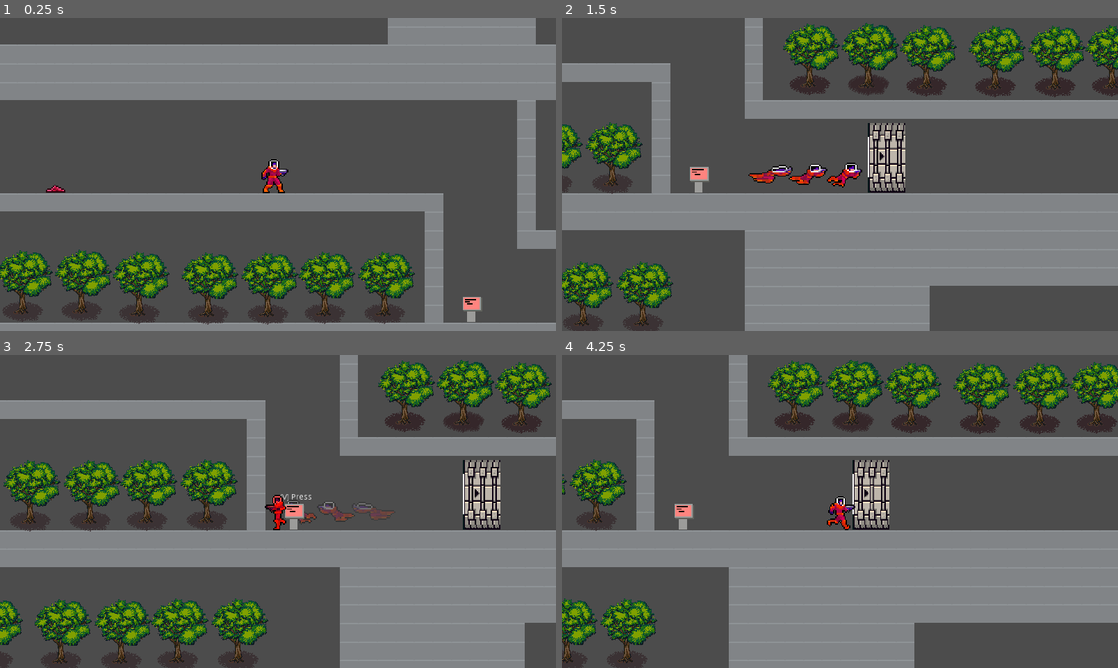
Above: before the commit, frames 1-4 (two rows, left to right).
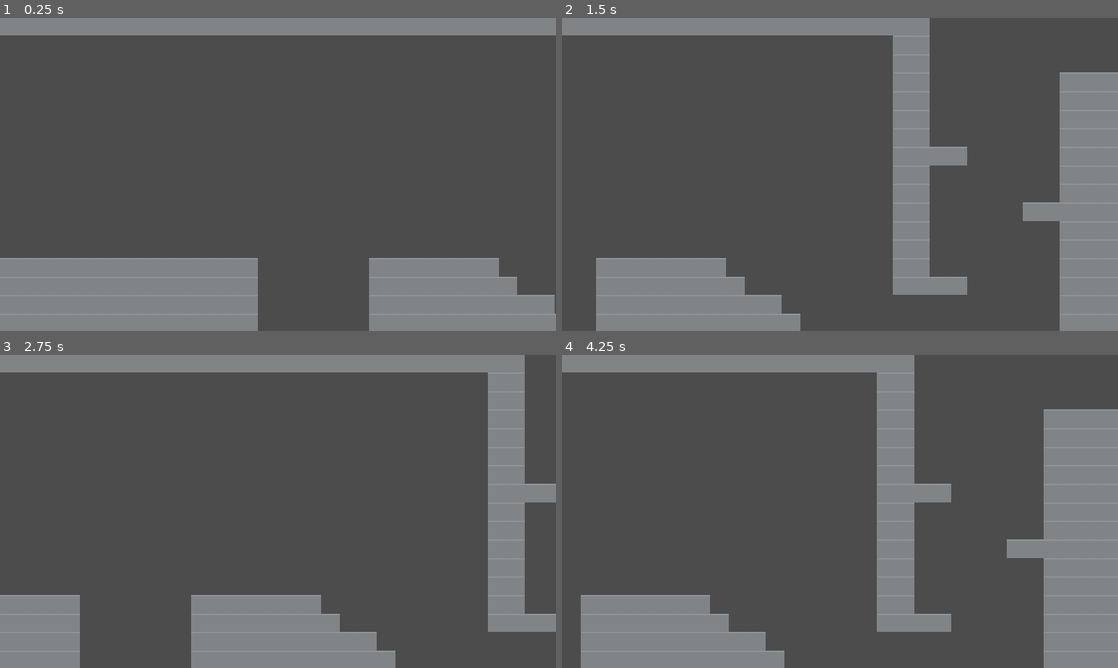
Above: after the commit, the same moments.

Repository: JuroUhlar/red_cascade
Game: Godot game, scene res://scenes/Level.tscn
Same seed, same stepped clock (60 frames per second), same inputs: the game is played once before the commit and once after it. The engine's default icon, where the game draws it, is replaced by a stand-in: a white triangle on a blue panel in a dark square.
Inputs:
- Up to frame 1 (0.25 s): no input
- Up to frame 2 (1.5 s): tap Enter at 0.5 s; hold D (move_right) from 0.53 s (still down); tap X (dash) at 0.6, 1.35 s; tap Space (jump) at 0.77 s
- Up to frame 3 (2.75 s): tap Space (jump) at 1.52 s; release D (move_right) at 2.03 s; hold A (move_left) from 2.03 s (still down); tap V (interact) at 2.1 s; tap X (dash) at 2.3 s
- Up to frame 4 (4.25 s): release A (move_left) at 2.78 s; hold D (move_right) from 2.78 s (still down); tap Z (shoot) at 2.85 s; tap Space (jump) at 3.02, 3.77 s; tap X (dash) at 3.05, 3.6 s

The runs differ from the first frame. In frame 1, 48% of the frame differs, in the area x 0-100%, y 0-100%; in frame 2, 57%; in frame 3, 58%; in frame 4, 56%.

Commit message:
Added elements on Demo Scene, Fixed Camera, Imported button hints

Diff:
--- a/scenes/Dash_upgrade.tscn
+++ b/scenes/Dash_upgrade.tscn
@@ -1,13 +1,33 @@
-[gd_scene load_steps=5 format=2]
+[gd_scene load_steps=19 format=2]
 
 [ext_resource path="res://scripts/Dash_upgrade.gd" type="Script" id=1]
-[ext_resource path="res://assets/Upgrades/lightning.png" type="Texture" id=2]
+[ext_resource path="res://assets/Upgrades/dash-pickup1.png" type="Texture" id=2]
+[ext_resource path="res://assets/Upgrades/dash-pickup2.png" type="Texture" id=3]
+[ext_resource path="res://assets/Upgrades/dash-pickup3.png" type="Texture" id=4]
+[ext_resource path="res://assets/Upgrades/dash-pickup4.png" type="Texture" id=5]
+[ext_resource path="res://assets/Upgrades/dash-pickup5.png" type="Texture" id=6]
+[ext_resource path="res://assets/Upgrades/dash-pickup6.png" type="Texture" id=7]
+[ext_resource path="res://assets/Upgrades/dash-pickup7.png" type="Texture" id=8]
+[ext_resource path="res://assets/Upgrades/dash-pickup8.png" type="Texture" id=9]
+[ext_resource path="res://assets/Upgrades/dash-pickup9.png" type="Texture" id=10]
+[ext_resource path="res://assets/Upgrades/dash-pickup10.png" type="Texture" id=11]
+[ext_resource path="res://assets/Upgrades/dash-pickup11.png" type="Texture" id=12]
+[ext_resource path="res://assets/Upgrades/dash-pickup12.png" type="Texture" id=13]
+[ext_resource path="res://assets/Upgrades/dash-pickup13.png" type="Texture" id=14]
+[ext_resource path="res://assets/Upgrades/dash-pickup14.png" type="Texture" id=15]
 
-[sub_resource type="RectangleShape2D" id=1]
-extents = Vector2( 5.50983, 6.53874 )
+[sub_resource type="SpriteFrames" id=1]
+animations = [ {
+"frames": [ ExtResource( 2 ), ExtResource( 3 ), ExtResource( 4 ), ExtResource( 5 ), ExtResource( 6 ), ExtResource( 7 ), ExtResource( 8 ), ExtResource( 9 ), ExtResource( 10 ), ExtResource( 11 ), ExtResource( 12 ), ExtResource( 13 ), ExtResource( 14 ), ExtResource( 15 ) ],
+"loop": true,
+"name": "dash_pickup",
+"speed": 10.0
+} ]
 
-[sub_resource type="Animation" id=2]
-resource_name = "picked_up"
+[sub_resource type="RectangleShape2D" id=2]
+extents = Vector2( 10, 15 )
+
+[sub_resource type="Animation" id=3]
 tracks/0/type = "value"
 tracks/0/path = NodePath("Sprite:modulate")
 tracks/0/interp = 1
@@ -39,12 +59,17 @@
 "_edit_group_": true
 }
 
-[node name="Sprite" type="Sprite" parent="."]
-scale = Vector2( 0.1, 0.1 )
-texture = ExtResource( 2 )
+[node name="Sprite" type="AnimatedSprite" parent="."]
+frames = SubResource( 1 )
+animation = "dash_pickup"
+frame = 8
+playing = true
+__meta__ = {
+"_edit_group_": true
+}
 
 [node name="CollisionShape2D" type="CollisionShape2D" parent="."]
-shape = SubResource( 1 )
+shape = SubResource( 2 )
 
 [node name="Label" type="Label" parent="."]
 visible = false
@@ -58,5 +83,5 @@
 autowrap = true
 
 [node name="AnimationPlayer" type="AnimationPlayer" parent="."]
-anims/picked_up = SubResource( 2 )
+anims/picked_up = SubResource( 3 )
 [connection signal="body_entered" from="." to="." method="_on_Dash_upgrade_body_entered"]
--- a/scenes/Demo_Level.tscn
+++ b/scenes/Demo_Level.tscn
@@ -1,37 +1,43 @@
-[gd_scene load_steps=93 format=2]
+[gd_scene load_steps=99 format=2]
 
 [ext_resource path="res://assets/Background/rc-level-demo-preview2.png" type="Texture" id=1]
 [ext_resource path="res://scenes/Player.tscn" type="PackedScene" id=2]
-[ext_resource path="res://assets/Background/forest-fire1.png" type="Texture" id=3]
-[ext_resource path="res://assets/Background/forest-fire2.png" type="Texture" id=4]
-[ext_resource path="res://assets/Background/forest-fire3.png" type="Texture" id=5]
-[ext_resource path="res://assets/Background/forest-fire4.png" type="Texture" id=6]
-[ext_resource path="res://assets/Background/hanging-cable1.png" type="Texture" id=7]
-[ext_resource path="res://assets/Background/hanging-cable2.png" type="Texture" id=8]
-[ext_resource path="res://assets/Background/hanging-cable3.png" type="Texture" id=9]
-[ext_resource path="res://assets/Background/hanging-cable4.png" type="Texture" id=10]
-[ext_resource path="res://assets/Background/hanging-cable5.png" type="Texture" id=11]
-[ext_resource path="res://assets/Background/sparks1.png" type="Texture" id=12]
-[ext_resource path="res://assets/Background/sparks2.png" type="Texture" id=13]
-[ext_resource path="res://assets/Background/sparks3.png" type="Texture" id=14]
-[ext_resource path="res://assets/Background/sparks4.png" type="Texture" id=15]
-[ext_resource path="res://assets/Background/sparks5.png" type="Texture" id=16]
-[ext_resource path="res://assets/Background/sparks6.png" type="Texture" id=17]
-[ext_resource path="res://assets/Background/dripping-goo1.png" type="Texture" id=18]
-[ext_resource path="res://assets/Background/dripping-goo2.png" type="Texture" id=19]
-[ext_resource path="res://assets/Background/dripping-goo3.png" type="Texture" id=20]
-[ext_resource path="res://assets/Background/dripping-goo4.png" type="Texture" id=21]
-[ext_resource path="res://assets/Background/dripping-goo5.png" type="Texture" id=22]
-[ext_resource path="res://assets/Background/dripping-goo6.png" type="Texture" id=23]
-[ext_resource path="res://assets/Background/dripping-goo7.png" type="Texture" id=24]
-[ext_resource path="res://assets/Background/dripping-goo8.png" type="Texture" id=25]
-[ext_resource path="res://assets/Background/floor-goo1.png" type="Texture" id=26]
-[ext_resource path="res://assets/Background/floor-goo2.png" type="Texture" id=27]
-[ext_resource path="res://assets/Background/big-pannel1.png" type="Texture" id=28]
-[ext_resource path="res://assets/Background/big-pannel4.png" type="Texture" id=29]
-[ext_resource path="res://assets/Background/big-pannel3.png" type="Texture" id=30]
-[ext_resource path="res://assets/Background/big-pannel2.png" type="Texture" id=31]
-[ext_resource path="res://assets/Background/big-pannel5.png" type="Texture" id=32]
+[ext_resource path="res://scenes/Enemy_stopper.tscn" type="PackedScene" id=3]
+[ext_resource path="res://assets/Background/forest-fire1.png" type="Texture" id=4]
+[ext_resource path="res://assets/Background/forest-fire2.png" type="Texture" id=5]
+[ext_resource path="res://assets/Background/forest-fire3.png" type="Texture" id=6]
+[ext_resource path="res://assets/Background/forest-fire4.png" type="Texture" id=7]
+[ext_resource path="res://scenes/Enemy_wall.tscn" type="PackedScene" id=8]
+[ext_resource path="res://scenes/Dash_upgrade.tscn" type="PackedScene" id=9]
+[ext_resource path="res://scenes/NPC.tscn" type="PackedScene" id=10]
+[ext_resource path="res://scenes/Enemy.tscn" type="PackedScene" id=11]
+[ext_resource path="res://assets/Background/hanging-cable1.png" type="Texture" id=12]
+[ext_resource path="res://assets/Background/hanging-cable2.png" type="Texture" id=13]
+[ext_resource path="res://assets/Background/hanging-cable3.png" type="Texture" id=14]
+[ext_resource path="res://assets/Background/hanging-cable4.png" type="Texture" id=15]
+[ext_resource path="res://assets/Background/hanging-cable5.png" type="Texture" id=16]
+[ext_resource path="res://assets/Background/sparks1.png" type="Texture" id=17]
+[ext_resource path="res://assets/Background/sparks2.png" type="Texture" id=18]
+[ext_resource path="res://assets/Background/sparks3.png" type="Texture" id=19]
+[ext_resource path="res://assets/Background/sparks4.png" type="Texture" id=20]
+[ext_resource path="res://assets/Background/sparks5.png" type="Texture" id=21]
+[ext_resource path="res://assets/Background/sparks6.png" type="Texture" id=22]
+[ext_resource path="res://assets/Background/dripping-goo1.png" type="Texture" id=23]
+[ext_resource path="res://assets/Background/dripping-goo2.png" type="Texture" id=24]
+[ext_resource path="res://assets/Background/dripping-goo3.png" type="Texture" id=25]
+[ext_resource path="res://assets/Background/dripping-goo4.png" type="Texture" id=26]
+[ext_resource path="res://assets/Background/dripping-goo5.png" type="Texture" id=27]
+[ext_resource path="res://assets/Background/dripping-goo6.png" type="Texture" id=28]
+[ext_resource path="res://assets/Background/dripping-goo7.png" type="Texture" id=29]
+[ext_resource path="res://assets/Background/dripping-goo8.png" type="Texture" id=30]
+[ext_resource path="res://assets/Background/floor-goo1.png" type="Texture" id=31]
+[ext_resource path="res://assets/Background/floor-goo2.png" type="Texture" id=32]
+[ext_resource path="res://assets/Background/corner-goo.png" type="Texture" id=33]
+[ext_resource path="res://assets/Background/big-pannel1.png" type="Texture" id=34]
+[ext_resource path="res://assets/Background/big-pannel4.png" type="Texture" id=35]
+[ext_resource path="res://assets/Background/big-pannel3.png" type="Texture" id=36]
+[ext_resource path="res://assets/Background/big-pannel2.png" type="Texture" id=37]
+[ext_resource path="res://assets/Background/big-pannel5.png" type="Texture" id=38]
 
 [sub_resource type="RectangleShape2D" id=1]
 extents = Vector2( 76, 10 )
@@ -250,9 +256,10 @@
 }
 
 [node name="Player" parent="." instance=ExtResource( 2 )]
-position = Vector2( 2438, 356 )
+position = Vector2( 1187, 1209 )
 
 [node name="Collisions" type="Node" parent="."]
+editor/display_folded = true
 
 [node name="Floors" type="StaticBody2D" parent="Collisions"]
 editor/display_folded = true
@@ -260,6 +267,9 @@
 [node name="CollisionShape2D2" type="CollisionShape2D" parent="Collisions/Floors"]
 position = Vector2( 1073, 1339 )
 shape = SubResource( 1 )
+
+[node name="Enemy_stopper" parent="Collisions/Floors/CollisionShape2D2" instance=ExtResource( 3 )]
+position = Vector2( 362, -836 )
 
 [node name="CollisionShape2D" type="CollisionShape2D" parent="Collisions/Floors"]
 position = Vector2( 530, 1275 )
@@ -581,6 +591,39 @@
 "_edit_group_": true
 }
 
+[node name="Enemy_wall" parent="." instance=ExtResource( 8 )]
+position = Vector2( 2769, 512 )
+
+[node name="Dash_upgrade" parent="." instance=ExtResource( 9 )]
+position = Vector2( 3700, 434 )
+
+[node name="NPC" parent="." instance=ExtResource( 10 )]
+position = Vector2( 2969, 1089 )
+
+[node name="Enemy" parent="." instance=ExtResource( 11 )]
+position = Vector2( 2856, 511 )
+
+[node name="Enemy2" parent="." instance=ExtResource( 11 )]
+position = Vector2( 2447, 383 )
+
+[node name="Enemy3" parent="." instance=ExtResource( 11 )]
+position = Vector2( 2159, 495 )
+
+[node name="Enemy4" parent="." instance=ExtResource( 11 )]
+position = Vector2( 2026, 495 )
+
+[node name="Enemy5" parent="." instance=ExtResource( 11 )]
+position = Vector2( 1890, 495 )
+
+[node name="Enemy6" parent="." instance=ExtResource( 11 )]
+position = Vector2( 1487, 495 )
+
+[node name="Enemy7" parent="." instance=ExtResource( 11 )]
+position = Vector2( 1604, 767 )
+
+[node name="Enemy8" parent="." instance=ExtResource( 11 )]
+position = Vector2( 2318, 767 )
+
 [node name="Level Details" type="Node" parent="."]
 
 [node name="CableHanging" type="AnimatedSprite" parent="Level Details"]
@@ -588,7 +631,7 @@
 z_index = 1
 frames = SubResource( 57 )
 animation = "cable_hang"
-frame = 10
+frame = 4
 playing = true
 __meta__ = {
 "_edit_group_": true
@@ -599,7 +642,7 @@
 z_index = 1
 frames = SubResource( 57 )
 animation = "cable_hang"
-frame = 10
+frame = 4
 playing = true
 __meta__ = {
 "_edit_group_": true
@@ -610,7 +653,7 @@
 z_index = 1
 frames = SubResource( 57 )
 animation = "cable_hang"
-frame = 9
+frame = 3
 playing = true
 __meta__ = {
 "_edit_group_": true
@@ -621,7 +664,7 @@
 z_index = 1
 frames = SubResource( 57 )
 animation = "cable_hang"
-frame = 9
+frame = 3
 playing = true
 __meta__ = {
 "_edit_group_": true
@@ -632,7 +675,7 @@
 z_index = 1
 frames = SubResource( 58 )
 animation = "sparks"
-frame = 33
+frame = 11
 playing = true
 __meta__ = {
 "_edit_group_": true
@@ -643,7 +686,7 @@
 z_index = 1
 frames = SubResource( 58 )
 animation = "sparks"
-frame = 1
+frame = 20
 playing = true
 __meta__ = {
 "_edit_group_": true
@@ -654,7 +697,42 @@
 z_index = 1
 frames = SubResource( 58 )
 animation = "sparks"
-frame = 24
+frame = 2
+playing = true
+__meta__ = {
+"_edit_group_": true
+}
+
+[node name="Sparks4" type="AnimatedSprite" parent="Level Details"]
+position = Vector2( 2585, 300 )
+z_index = 1
+frames = SubResource( 58 )
+animation = "sparks"
+frame = 36
+speed_scale = 0.8
+playing = true
+__meta__ = {
+"_edit_group_": true
+}
+
+[node name="Sparks5" type="AnimatedSprite" parent="Level Details"]
+position = Vector2( 2451, 318 )
+z_index = 1
+frames = SubResource( 58 )
+animation = "sparks"
+frame = 20
+playing = true
+__meta__ = {
+"_edit_group_": true
+}
+
+[node name="Sparks6" type="AnimatedSprite" parent="Level Details"]
+position = Vector2( 2565, 361 )
+z_index = 1
+frames = SubResource( 58 )
+animation = "sparks"
+frame = 14
+speed_scale = 0.7
 playing = true
 __meta__ = {
 "_edit_group_": true
@@ -709,14 +787,27 @@
 z_index = 1
 frames = SubResource( 59 )
 animation = "goo_drops"
-frame = 3
-playing = true
-__meta__ = {
-"_edit_group_": true
-}
-
-[node name="DrippingGoo6" type="AnimatedSprite" parent="Level Details"]
-position = Vector2( 1539, 737 )
+frame = 5
+speed_scale = 0.9
+playing = true
+__meta__ = {
+"_edit_group_": true
+}
+
+[node name="DrippingGoo7" type="AnimatedSprite" parent="Level Details"]
+position = Vector2( 2548, 737 )
+z_index = 1
+frames = SubResource( 59 )
+animation = "goo_drops"
+frame = 5
+speed_scale = 0.9
+playing = true
+__meta__ = {
+"_edit_group_": true
+}
+
+[node name="DrippingGoo8" type="AnimatedSprite" parent="Level Details"]
+position = Vector2( 2489, 737 )
 z_index = 1
 frames = SubResource( 59 )
 animation = "goo_drops"
@@ -726,10 +817,33 @@
 "_edit_group_": true
 }
 
+[node name="DrippingGoo9" type="AnimatedSprite" parent="Level Details"]
+position = Vector2( 2470, 737 )
+z_index = 1
+frames = SubResource( 59 )
+animation = "goo_drops"
+frame = 1
+speed_scale = 0.8
+playing = true
+__meta__ = {
+"_edit_group_": true
+}
+
+[node name="DrippingGoo6" type="AnimatedSprite" parent="Level Details"]
+position = Vector2( 1539, 737 )
+z_index = 1
+frames = SubResource( 59 )
+animation = "goo_drops"
+frame = 2
+playing = true
+__meta__ = {
+"_edit_group_": true
+}
+
 [node name="FloorGoo_A" type="Sprite" parent="Level Details"]
 position = Vector2( 2038, 399 )
 z_index = 1
-texture = ExtResource( 26 )
+texture = ExtResource( 31 )
 __meta__ = {
 "_edit_group_": true
 }
@@ -817,14 +931,30 @@
 [node name="FloorGoo_B6" type="Sprite" parent="Level Details"]
 position = Vector2( 1540, 784 )
 z_index = 1
-texture = ExtResource( 27 )
-__meta__ = {
-"_edit_group_": true
-}
-
-[node name="AnimatedSprite" type="AnimatedSprite" parent="Level Details"]
+texture = ExtResource( 32 )
+__meta__ = {
+"_edit_group_": true
+}
+
+[node name="CornerGoo" type="Sprite" parent="Level Details"]
+position = Vector2( 1836, 500 )
+z_index = 1
+texture = ExtResource( 33 )
+__meta__ = {
+"_edit_group_": true
+}
+
+[node name="CornerGoo2" type="Sprite" parent="Level Details"]
+position = Vector2( 1701, 500 )
+scale = Vector2( -1, 1 )
+z_index = 1
+texture = ExtResource( 33 )
+__meta__ = {
+"_edit_group_": true
+}
+
+[node name="BigPannel" type="AnimatedSprite" parent="Level Details"]
 position = Vector2( 2929, 977 )
 frames = SubResource( 60 )
 animation = "glitch_pannel"
-frame = 18
-playing = true
+playing = true
--- a/scenes/Enemy.tscn
+++ b/scenes/Enemy.tscn
@@ -60,7 +60,7 @@
 radius = 74.9683
 
 [node name="Enemy" type="KinematicBody2D"]
-collision_layer = 2
+collision_layer = 3
 collision_mask = 28
 script = ExtResource( 1 )
 
--- a/scenes/Player.tscn
+++ b/scenes/Player.tscn
@@ -14,15 +14,15 @@
 [ext_resource path="res://assets/NPC/enemy_death7.png" type="Texture" id=12]
 [ext_resource path="res://assets/Player/player-shoot1.png" type="Texture" id=13]
 [ext_resource path="res://assets/Player/player-shoot2.png" type="Texture" id=14]
-[ext_resource path="res://assets/Player/player-run1.png" type="Texture" id=15]
-[ext_resource path="res://assets/Player/player-run2.png" type="Texture" id=16]
-[ext_resource path="res://assets/Player/player-run3.png" type="Texture" id=17]
-[ext_resource path="res://assets/Player/player-run4.png" type="Texture" id=18]
-[ext_resource path="res://assets/Player/player-run5.png" type="Texture" id=19]
-[ext_resource path="res://assets/Player/player-run6.png" type="Texture" id=20]
-[ext_resource path="res://assets/Player/player-dash1.png" type="Texture" id=21]
-[ext_resource path="res://assets/Player/player-dash2.png" type="Texture" id=22]
-[ext_resource path="res://assets/Player/player-dash3.png" type="Texture" id=23]
+[ext_resource path="res://assets/Player/player-dash1.png" type="Texture" id=15]
+[ext_resource path="res://assets/Player/player-dash2.png" type="Texture" id=16]
+[ext_resource path="res://assets/Player/player-dash3.png" type="Texture" id=17]
+[ext_resource path="res://assets/Player/player-run1.png" type="Texture" id=18]
+[ext_resource path="res://assets/Player/player-run2.png" type="Texture" id=19]
+[ext_resource path="res://assets/Player/player-run3.png" type="Texture" id=20]
+[ext_resource path="res://assets/Player/player-run4.png" type="Texture" id=21]
+[ext_resource path="res://assets/Player/player-run5.png" type="Texture" id=22]
+[ext_resource path="res://assets/Player/player-run6.png" type="Texture" id=23]
 [ext_resource path="res://assets/Player/player-jump2.png" type="Texture" id=24]
 [ext_resource path="res://assets/Player/player-jump3.png" type="Texture" id=25]
 [ext_resource path="res://assets/Player/player-jump4.png" type="Texture" id=26]
@@ -75,15 +75,15 @@
 "name": "shoot",
 "speed": 20.0
 }, {
-"frames": [ ExtResource( 15 ), ExtResource( 16 ), ExtResource( 17 ), ExtResource( 18 ), ExtResource( 19 ), ExtResource( 20 ) ],
+"frames": [ ExtResource( 15 ), ExtResource( 16 ), ExtResource( 17 ) ],
+"loop": false,
+"name": "dash",
+"speed": 30.0
+}, {
+"frames": [ ExtResource( 18 ), ExtResource( 19 ), ExtResource( 20 ), ExtResource( 21 ), ExtResource( 22 ), ExtResource( 23 ) ],
 "loop": true,
 "name": "run",
 "speed": 12.0
-}, {
-"frames": [ ExtResource( 21 ), ExtResource( 22 ), ExtResource( 23 ) ],
-"loop": false,
-"name": "dash",
-"speed": 30.0
 }, {
 "frames": [ ExtResource( 24 ), ExtResource( 25 ), ExtResource( 26 ) ],
 "loop": true,
@@ -151,6 +151,10 @@
 [node name="Camera2D" type="Camera2D" parent="."]
 visible = false
 current = true
+limit_left = 1
+limit_top = 1
+limit_right = 4182
+limit_bottom = 1470
 
 [node name="trail" type="Particles2D" parent="."]
 visible = false
Binary file added: assets/Background/corner-goo.png
Not shown, added: assets/Background/corner-goo.png.import
Binary file changed: assets/Background/rc-level-demo-preview2.png
Binary file added: assets/UI/button-hint-A1.png
Not shown, added: assets/UI/button-hint-A1.png.import
Binary file added: assets/UI/button-hint-A2.png
Not shown, added: assets/UI/button-hint-A2.png.import
Binary file added: assets/UI/button-hint-B1.png
Not shown, added: assets/UI/button-hint-B1.png.import
Binary file added: assets/UI/button-hint-B2.png
Not shown, added: assets/UI/button-hint-B2.png.import
Binary file added: assets/UI/button-hint-X1.png
(and 14 more such lines)
